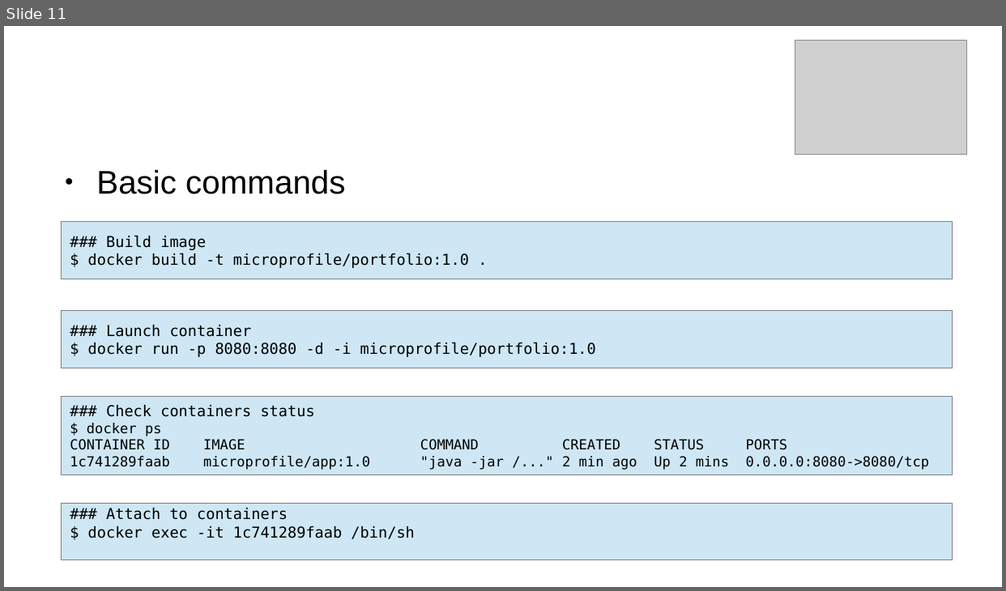
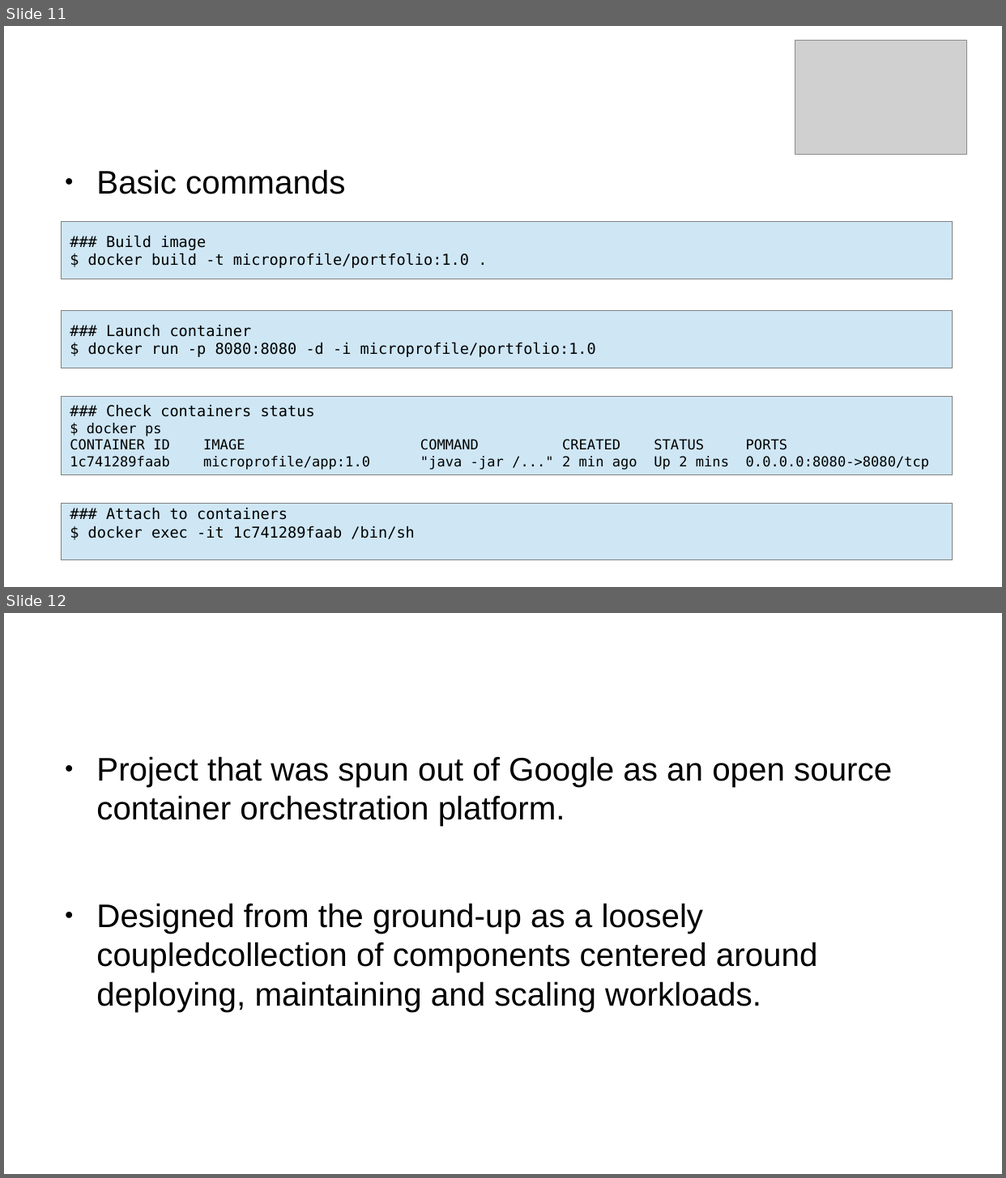
Before and after one commit to BaptisteMeynier/Kubernetes-Presentation, a slide deck: doc/presentationKube.odp. Shown one above the other, each under a label of ours: slide 11 before the commit, slides 11 and 12 after it. The pictures are 1006x591 and 1006x1178 pixels, drawn with LibreOffice and Linux fonts; fonts in the diff are those of the drawing; grey boxes stand for pictures; background and template pictures are left out. Boxes give left, top, right and bottom in pixels: in the first picture for what was removed or moved away, otherwise in the second. Text is boxed around its words. In the diff, an @@ line names an element or a change of style, - is before the commit and + after.

```diff
--- a/doc/presentationKube.odp
+++ b/doc/presentationKube.odp
@@ slide 12 added at (4, 613, 1002, 1174), background #FFFFFF @@
@@ title added at (53, 635, 749, 727), 35.7 pt, text #FFFFFF @@
+What is Kubernetes?
@@ text added at (96, 756, 892, 1012), 26 pt, text #000000 @@
+● Project that was spun out of Google as an open source container orchestration platform.
+● Designed from the ground-up as a loosely coupledcollection of components centered around deploying, maintaining and scaling workloads.
```
Also in this commit, not shown: 7 other slides added.
